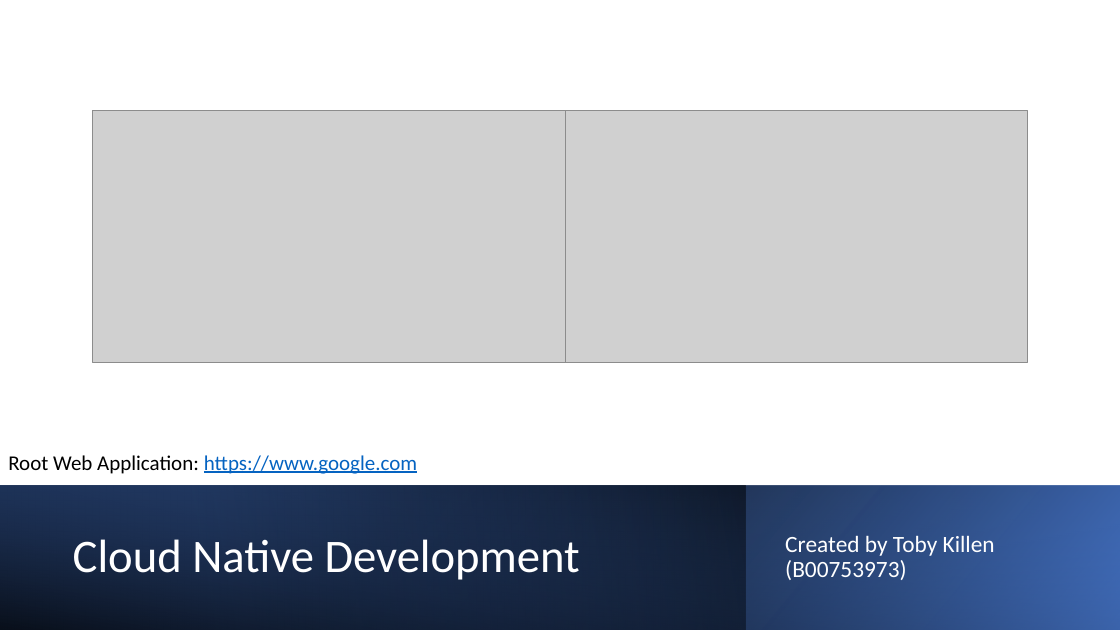
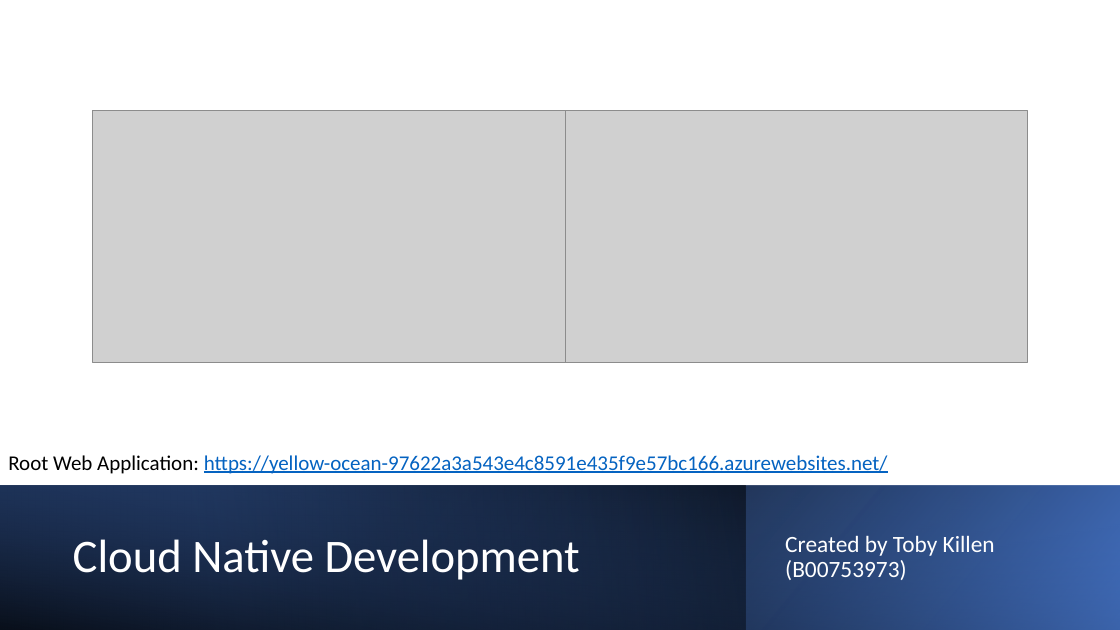
Before and after one commit to DevTobsterr/COM682, a slide deck: slide 1 of Cloud Native Development.pptx. Drawn at 1120x630 pixels with LibreOffice and Linux fonts; fonts in the diff are those of the drawing; grey boxes stand for pictures. Boxes give left, top, right and bottom in pixels: in the first picture for what was removed or moved away, otherwise in the second. Text is boxed around its words. In the diff, an @@ line names an element or a change of style, - is before the commit and + after.

```diff
--- a/Cloud Native Development.pptx
+++ b/Cloud Native Development.pptx
@@ text at [8, 455, 888, 474]: text changed @@
-Root Web Application: https://www.google.com
+Root Web Application: https://yellow-ocean-97622a3a543e4c8591e435f9e57bc166.azurewebsites.net/
```
Also in this commit, not shown: 5 other slides changed, 4 slides added, 1 slide removed, 1 other file.
